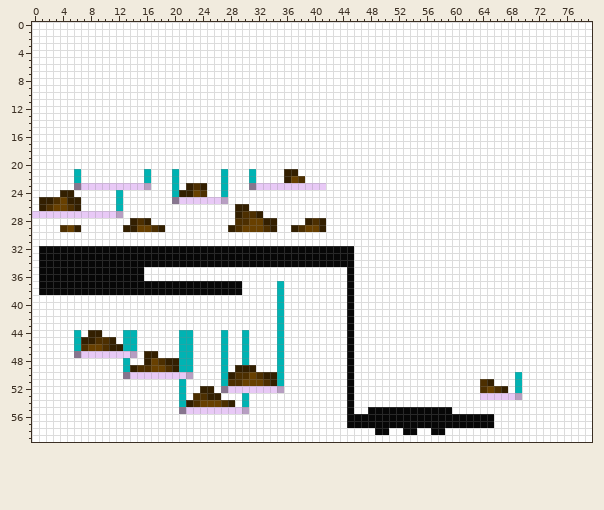
A sprite sheet gets an edit: source/level_data/layouts/level3/layer1.png. That is the earlier state.
The file is 80x60 pixels.
After the commit:
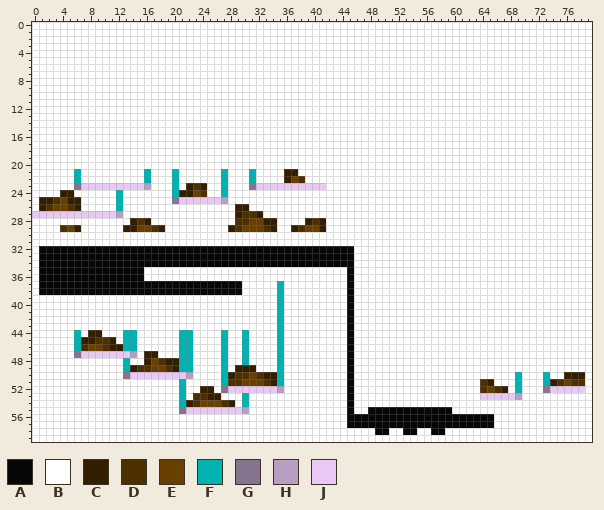
Palette (. is transparent): A #070707  B #ffffff  C #331f00  D #4d2f00  E #684000  F #00b3b3  G #87758f  H #b79ec2  J #e8c9f6
Difference:
y 50: x 73 B -> F; x 76..78 BBB -> CCC
y 51: x 73..78 BBBBBB -> FCDEDD
y 52: x 73..78 BBBBBB -> GJJJJJ
Where, in picture pixels (left, top, right, bottom), the same in both pictures:
changed: (543, 372, 585, 393)
